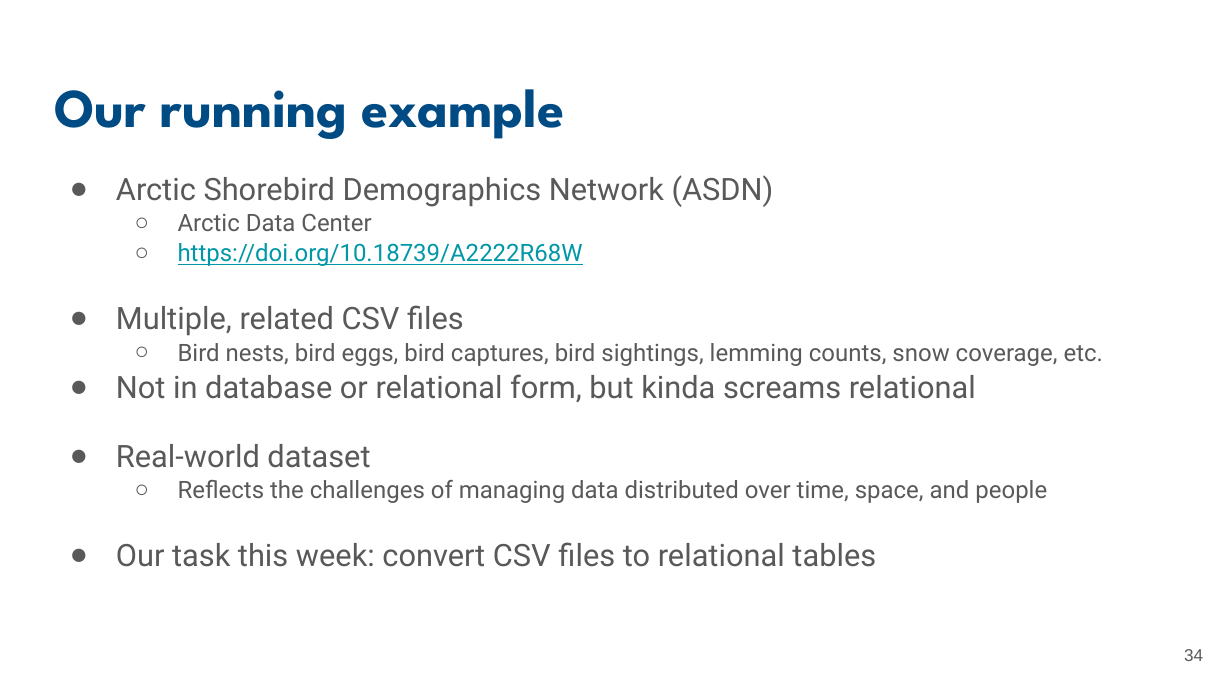
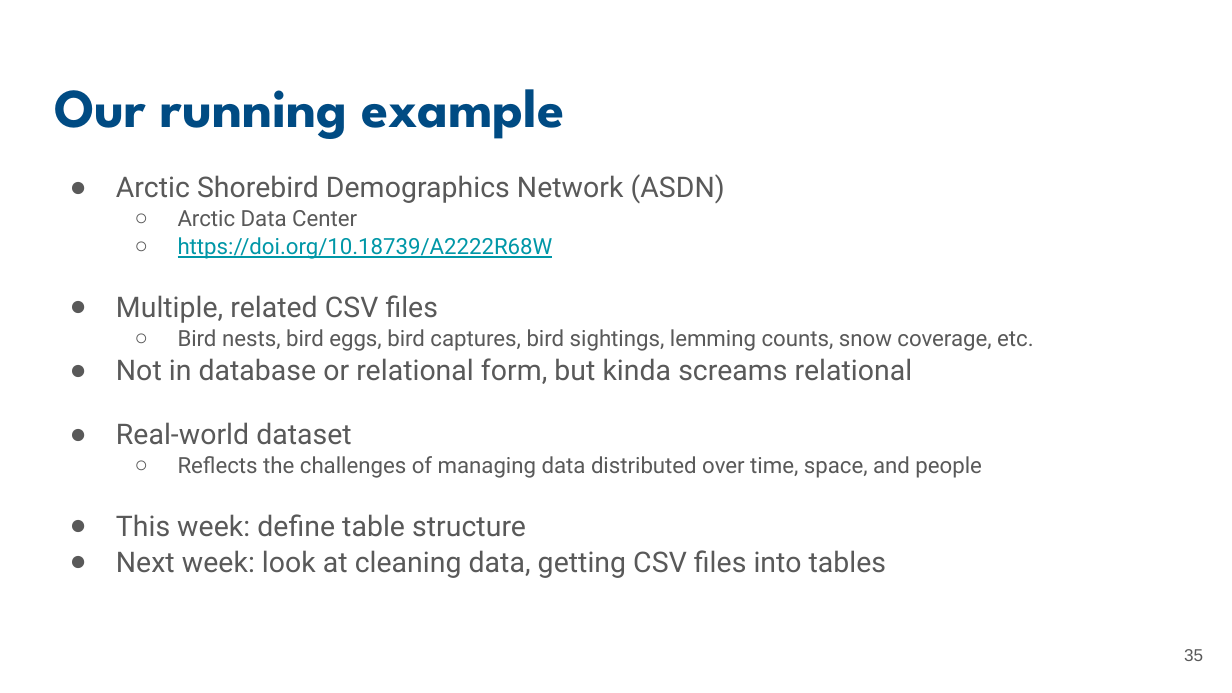
Before and after one commit to UCSB-Library-Research-Data-Services/bren-eds213, a slide deck: slide 35 of modules/week01/slides-01.pptx (slide 34 before the commit). Drawn at 1232x693 pixels with LibreOffice and Linux fonts; fonts in the diff are those of the drawing. Boxes give left, top, right and bottom in pixels: in the first picture for what was removed or moved away, otherwise in the second. Text is boxed around its words. In the diff, an @@ line names an element or a change of style, - is before the commit and + after.

```diff
--- a/modules/week01/slides-01.pptx
+++ b/modules/week01/slides-01.pptx
@@ text at (116,174,1033,478): size 18 to 16.6 pt in "Arctic Shorebird Demographics Network (ASDN)", "Multiple, related CSV files", "Not in database or relational form, but ...", "Real-world dataset"; size 14 to 12.9 pt in "Arctic Data Center", "https://doi.org/10.18739/A2222R68W", "Bird nests, bird eggs, bird captures, bird ...", "Reflects the challenges of managing data distributed ..." @@
@@ text at (116,514,887,578): text changed; size 18 to 16.6 pt @@
-● Our task this week: convert CSV files to relational tables
+● This week: define table structure
+● Next week: look at cleaning data, getting CSV files into tables
@@ page number at (1184,649,1203,661): text changed @@
-34
+35
```
Also in this commit, not shown: 3 other slides changed, 1 slide added.
